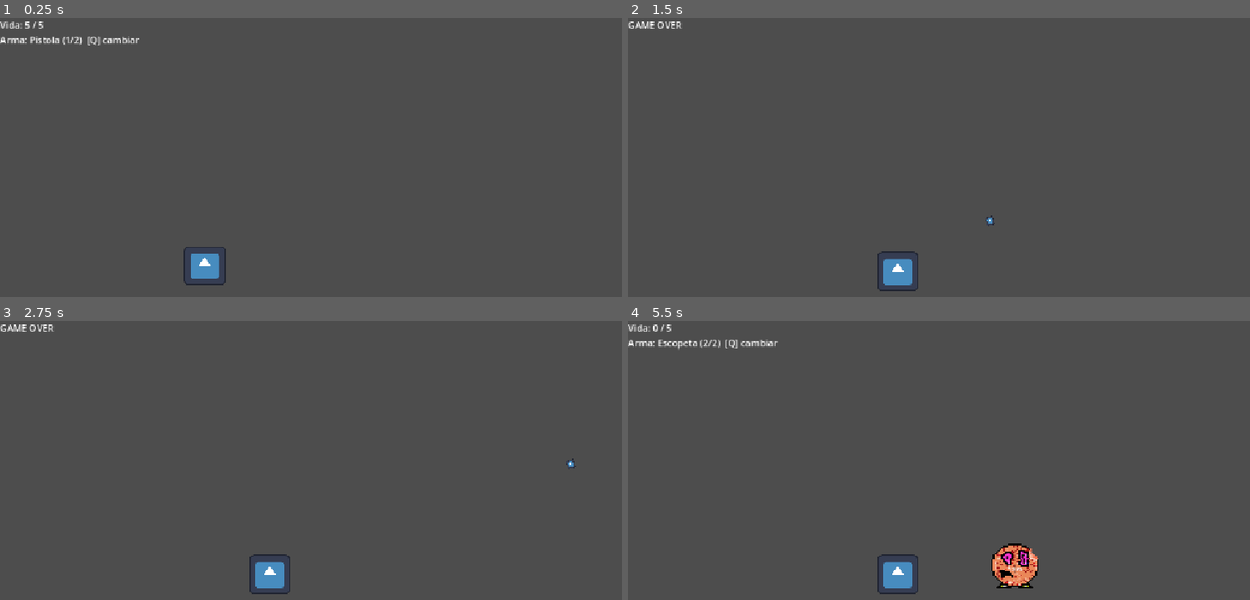
Above: before the commit, frames 1-4 (two rows, left to right).
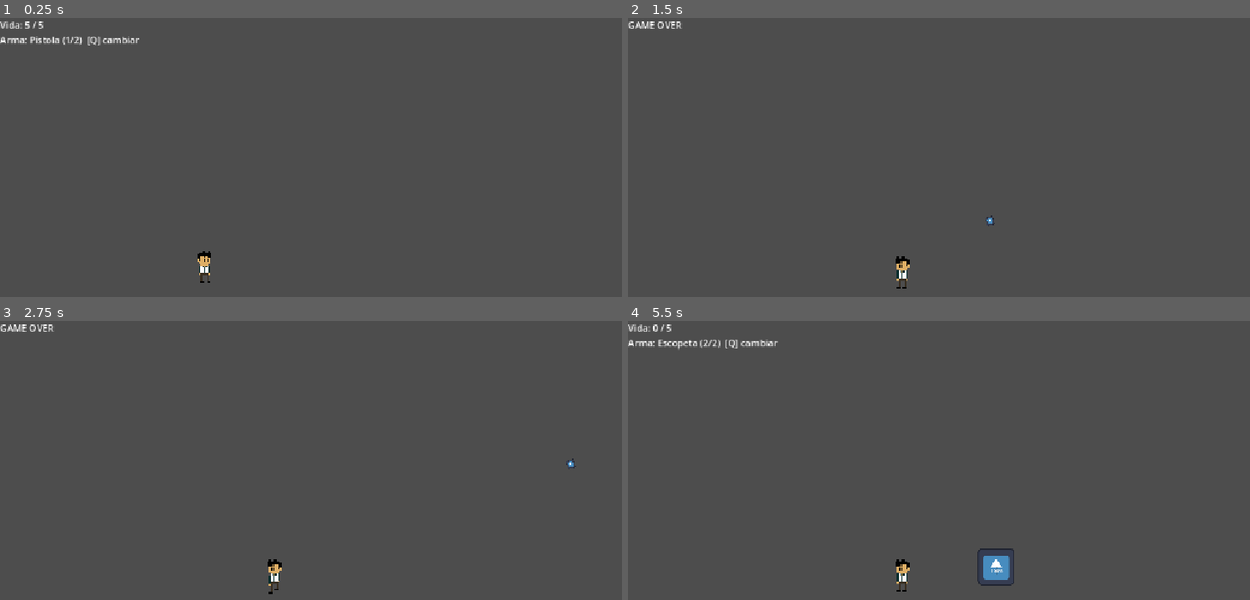
Above: after the commit, the same moments.

Repository: spoloa/Estructuras-De-Datos-2026---II
Game: Godot game, scene res://scenes/Main.tscn
Same seed, same stepped clock (60 frames per second), same inputs: the game is played once before the commit and once after it. The engine's default icon, where the game draws it, is replaced by a stand-in: a white triangle on a blue panel in a dark square.
Inputs (mouse positions are in pixels of both pictures, inside the frame that each line leads up to):
- Up to frame 1 (0.25 s): no input
- Up to frame 2 (1.5 s): tap Enter (ui_accept) at 0.5, 0.77, 0.8, 1.07, 1.35 s; move the mouse to (1106, 185) at 0.52 s; press the mouse at (1106, 185) at 0.53 s; hold D (move_right) 0.53-1.28 s; move the mouse to (827, 224) at 1.27 s; release the mouse at (827, 224) at 1.28 s; hold S (move_down) from 1.28 s (still down)
- Up to frame 3 (2.75 s): tap Enter (ui_accept) at 1.52, 1.82, 2.3 s; click (199, 527) at 1.55 s; move the mouse to (398, 427) at 2.02 s; release S (move_down) at 2.03 s; press the mouse at (398, 427) at 2.03 s; hold D (move_right) from 2.03 s (still down)
- Up to frame 4 (5.5 s): tap Enter (ui_accept) at 2.75, 3.02, 3.32, 3.77, 3.8, 4.07, 4.25, 4.35, 4.52, 4.82, 5, 5.3 s; move the mouse to (926, 583) at 2.77 s; release D (move_right) at 2.78 s; release the mouse at (926, 583) at 2.78 s; hold W (move_up) 2.78-3.53 s; tap Q (switch_weapon) at 2.85 s; click (926, 583) at 3.05 s; move the mouse to (1162, 563) at 3.52 s; press the mouse at (1162, 563) at 3.53 s; hold A (move_left) 3.53-5.03 s; move the mouse to (758, 452) at 4.27 s; release the mouse at (758, 452) at 4.28 s; click (758, 452) at 4.55 s; move the mouse to (994, 507) at 5.02 s; press the mouse at (994, 507) at 5.03 s; hold S (move_down) from 5.03 s (still down)

The runs differ from the first frame. In frame 1, 0.6% of the frame differs, in the area x 29-37%, y 82-96%; in frame 2, 0.6%; in frame 3, 0.6%; in frame 4, 1.8%, in the area x 40-66%, y 79-98%.

Commit message:
Se añade cola con prioridad en las oleadas
Las oleadas van a priorizar sacar primero cierto tipo de enemigos, en este caso al tener solo 2, prioriza primero los enemigos de ataque melee y luego saca a los de ataque a larga distancia, ademas se añaden animaciones al player

Diff:
--- a/scenes/Main.tscn
+++ b/scenes/Main.tscn
@@ -4,13 +4,15 @@
 [ext_resource type="PackedScene" uid="uid://d044kcbmq1tgw" path="res://scenes/enemy.tscn" id="2_rarhs"]
 [ext_resource type="Script" uid="uid://dre8pd52428du" path="res://scripts/ui/HUD.gd" id="2_rvslj"]
 [ext_resource type="Script" uid="uid://b0yx358d7f6s4" path="res://scripts/wave_manager.gd" id="3_0bbpv"]
+[ext_resource type="PackedScene" uid="uid://djv0erbfixs6f" path="res://scenes/enemy_chaser.tscn" id="5_vcsgt"]
 
 [node name="Main" type="Node2D" unique_id=1813334530]
 position = Vector2(-2, 0)
 
 [node name="WaveManager" type="Node" parent="." unique_id=1287235243 node_paths=PackedStringArray("spawn_points")]
 script = ExtResource("3_0bbpv")
-enemy_scene = ExtResource("2_rarhs")
+shooter_scene = ExtResource("2_rarhs")
+chaser_scene = ExtResource("5_vcsgt")
 spawn_points = [NodePath("../spawn1"), NodePath("../spawn2")]
 time_between_waves = 5.0
 spawn_interval = 2.0
--- a/scenes/Player.tscn
+++ b/scenes/Player.tscn
@@ -1,25 +1,90 @@
 [gd_scene format=3 uid="uid://dbbpoeqhdi12b"]
 
-[ext_resource type="Texture2D" uid="uid://crwhojaxh8x5w" path="res://icon.svg" id="1_p0vlq"]
 [ext_resource type="Script" uid="uid://bvktql0fc6534" path="res://scripts/player/Player.gd" id="1_v6fml"]
 [ext_resource type="PackedScene" uid="uid://dep7af4k40bxi" path="res://scenes/Bullet.tscn" id="2_mdl7e"]
 [ext_resource type="Script" uid="uid://bvw8flucf2bag" path="res://scripts/weapons/WeaponData.gd" id="3_70d11"]
 [ext_resource type="Resource" uid="uid://3judgyo7ldga" path="res://resources/weapons/Escopeta.tres" id="3_mdl7e"]
 [ext_resource type="Resource" uid="uid://cdbx4u5nl87i1" path="res://resources/weapons/Pistola.tres" id="3_qu4a1"]
+[ext_resource type="Texture2D" uid="uid://m3aa3y4o15op" path="res://animations/sprites_jugador/Personaje principal prueba.png" id="6_70d11"]
+
+[sub_resource type="AtlasTexture" id="AtlasTexture_cw2d6"]
+atlas = ExtResource("6_70d11")
+region = Rect2(0, 0, 640, 640)
+
+[sub_resource type="AtlasTexture" id="AtlasTexture_70d11"]
+atlas = ExtResource("6_70d11")
+region = Rect2(0, 0, 640, 640)
+
+[sub_resource type="AtlasTexture" id="AtlasTexture_khinc"]
+atlas = ExtResource("6_70d11")
+region = Rect2(640, 0, 640, 640)
+
+[sub_resource type="AtlasTexture" id="AtlasTexture_bruh7"]
+atlas = ExtResource("6_70d11")
+region = Rect2(1280, 0, 640, 640)
+
+[sub_resource type="AtlasTexture" id="AtlasTexture_6eyey"]
+atlas = ExtResource("6_70d11")
+region = Rect2(0, 640, 640, 640)
+
+[sub_resource type="AtlasTexture" id="AtlasTexture_d3wef"]
+atlas = ExtResource("6_70d11")
+region = Rect2(640, 640, 640, 640)
+
+[sub_resource type="AtlasTexture" id="AtlasTexture_o4126"]
+atlas = ExtResource("6_70d11")
+region = Rect2(1280, 640, 640, 640)
+
+[sub_resource type="AtlasTexture" id="AtlasTexture_lkdrv"]
+atlas = ExtResource("6_70d11")
+region = Rect2(0, 1280, 640, 640)
+
+[sub_resource type="AtlasTexture" id="AtlasTexture_p7iby"]
+atlas = ExtResource("6_70d11")
+region = Rect2(640, 1280, 640, 640)
 
 [sub_resource type="SpriteFrames" id="SpriteFrames_60oq5"]
 animations = [{
 "frames": [{
 "duration": 1.0,
-"texture": ExtResource("1_p0vlq")
+"texture": SubResource("AtlasTexture_cw2d6")
 }],
 "loop": 1,
-"name": &"new_animation",
+"name": &"idle",
+"speed": 5.0
+}, {
+"frames": [{
+"duration": 1.0,
+"texture": SubResource("AtlasTexture_70d11")
+}, {
+"duration": 1.0,
+"texture": SubResource("AtlasTexture_khinc")
+}, {
+"duration": 1.0,
+"texture": SubResource("AtlasTexture_bruh7")
+}, {
+"duration": 1.0,
+"texture": SubResource("AtlasTexture_6eyey")
+}, {
+"duration": 1.0,
+"texture": SubResource("AtlasTexture_d3wef")
+}, {
+"duration": 1.0,
+"texture": SubResource("AtlasTexture_o4126")
+}, {
+"duration": 1.0,
+"texture": SubResource("AtlasTexture_lkdrv")
+}, {
+"duration": 1.0,
+"texture": SubResource("AtlasTexture_p7iby")
+}],
+"loop": 1,
+"name": &"walk",
 "speed": 5.0
 }]
 
 [sub_resource type="RectangleShape2D" id="RectangleShape2D_otmr2"]
-size = Vector2(159.93416, 148.3812)
+size = Vector2(55.40166, 122.9917)
 
 [node name="Player" type="CharacterBody2D" unique_id=1419819270]
 scale = Vector2(0.95, 0.95)
@@ -27,13 +92,15 @@
 bullet_scene = ExtResource("2_mdl7e")
 starting_weapons = Array[ExtResource("3_70d11")]([ExtResource("3_qu4a1"), ExtResource("3_mdl7e")])
 
-[node name="Sprite2D" type="AnimatedSprite2D" parent="." unique_id=1968789951]
-position = Vector2(-5.722046e-06, 0.5263176)
-scale = Vector2(1.1842104, 1.1101974)
+[node name="AnimatedSprite2D" type="AnimatedSprite2D" parent="." unique_id=1968789951]
+position = Vector2(8.421051, -6.3157654)
+scale = Vector2(0.28453952, 0.29221487)
 sprite_frames = SubResource("SpriteFrames_60oq5")
-animation = &"new_animation"
+animation = &"walk"
+frame = 3
+frame_progress = 0.44293785
 
 [node name="CollisionShape2D" type="CollisionShape2D" parent="." unique_id=1358305760]
-position = Vector2(-3.4045783e-07, 0.34507644)
+position = Vector2(0, 5.789474)
 scale = Vector2(0.95, 0.95)
 shape = SubResource("RectangleShape2D_otmr2")
--- /dev/null
+++ b/scenes/enemy_chaser.tscn
@@ -0,0 +1,49 @@
+[gd_scene format=3 uid="uid://djv0erbfixs6f"]
+
+[ext_resource type="Script" uid="uid://cwgvxhx8w1c5m" path="res://scripts/enemy/enemy_chaser.gd" id="1_x7y0m"]
+[ext_resource type="Texture2D" uid="uid://crwhojaxh8x5w" path="res://icon.svg" id="2_wuvmb"]
+
+[sub_resource type="SpriteFrames" id="SpriteFrames_60oq5"]
+animations = [{
+"frames": [{
+"duration": 1.0,
+"texture": ExtResource("2_wuvmb")
+}],
+"loop": 1,
+"name": &"default",
+"speed": 5.0
+}]
+
+[sub_resource type="CircleShape2D" id="CircleShape2D_1bfyb"]
+
+[sub_resource type="CircleShape2D" id="CircleShape2D_60oq5"]
+
+[sub_resource type="CircleShape2D" id="CircleShape2D_df6aj"]
+
+[node name="EnemyChaser" type="CharacterBody2D" unique_id=2104465105]
+collision_layer = 2
+collision_mask = 7
+script = ExtResource("1_x7y0m")
+
+[node name="AnimatedSprite2D" type="AnimatedSprite2D" parent="." unique_id=774705752]
+sprite_frames = SubResource("SpriteFrames_60oq5")
+
+[node name="CollisionShape2D" type="CollisionShape2D" parent="." unique_id=1506181367]
+scale = Vector2(7, 7)
+shape = SubResource("CircleShape2D_1bfyb")
+
+[node name="DetectionArea" type="Area2D" parent="." unique_id=133734322]
+
+[node name="CollisionShape2D2" type="CollisionShape2D" parent="DetectionArea" unique_id=1947723521]
+scale = Vector2(50, 50)
+shape = SubResource("CircleShape2D_60oq5")
+
+[node name="ContactArea" type="Area2D" parent="." unique_id=523382604]
+
+[node name="CollisionShape2D" type="CollisionShape2D" parent="ContactArea" unique_id=1274672844]
+scale = Vector2(10, 10)
+shape = SubResource("CircleShape2D_df6aj")
+
+[node name="HealthBar" type="ProgressBar" parent="." unique_id=549016669]
+offset_right = 4.0
+offset_bottom = 27.0
--- a/scripts/enemy/enemy.gd
+++ b/scripts/enemy/enemy.gd
@@ -24,6 +24,7 @@
 
 
 func _ready() -> void:
+	add_to_group("enemy")
 	health = max_health
 	health_bar.max_value = max_health
 	health_bar.value = health
--- /dev/null
+++ b/scripts/enemy/enemy_chaser.gd
@@ -0,0 +1,60 @@
+class_name EnemyChaser
+extends CharacterBody2D
+
+signal died
+
+@export var max_health: int = 6
+@export var move_speed: float = 140.0
+@export var contact_damage: int = 1
+## Segundos entre un golpe y el siguiente.
+@export var contact_cooldown: float = 1.0
+
+var health: int
+var player: Player = null
+var _can_hit := true
+
+@onready var health_bar: ProgressBar = $HealthBar
+@onready var contact_area: Area2D = $ContactArea
+
+
+func _ready() -> void:
+	add_to_group("enemy")
+	health = max_health
+	health_bar.max_value = max_health
+	health_bar.value = health
+	$DetectionArea.body_entered.connect(_on_body_entered)
+
+
+func _on_body_entered(body: Node2D) -> void:
+	if body is Player:
+		player = body   # una vez que te ve, te persigue siempre
+
+
+func _physics_process(_delta: float) -> void:
+	if player == null:
+		velocity = Vector2.ZERO
+	else:
+		velocity = (player.global_position - global_position).normalized() * move_speed
+		$AnimatedSprite2D.flip_h = velocity.x < 0
+	move_and_slide()
+	_check_contact()
+
+
+func _check_contact() -> void:
+	if not _can_hit:
+		return
+	for body in contact_area.get_overlapping_bodies():
+		if body is Player:
+			body.take_damage(contact_damage)
+			_can_hit = false
+			await get_tree().create_timer(contact_cooldown).timeout
+			_can_hit = true
+			return
+
+
+func take_damage(amount: int) -> void:
+	health -= amount
+	health_bar.value = health
+	if health <= 0:
+		died.emit()
+		queue_free()
--- a/scripts/player/Player.gd
+++ b/scripts/player/Player.gd
@@ -26,6 +26,7 @@
 var _slot: int = 0          # posición del arma equipada dentro del inventario
 var _cooldown: float = 0.0  # segundos que faltan para poder volver a disparar
 
+@onready var sprite: AnimatedSprite2D = $AnimatedSprite2D
 
 func _ready() -> void:
 	health = max_health
@@ -78,9 +79,18 @@
 	var direction := Input.get_vector("move_left", "move_right", "move_up", "move_down")
 	velocity = direction * speed
 	move_and_slide()
+	_update_animation(direction)
 
+func _update_animation(direction: Vector2) -> void:
+	if sprite == null:
+		return
+	var anim := "walk" if direction != Vector2.ZERO else "idle"
+	if sprite.animation != anim:
+		sprite.play(anim)
+	# Mira hacia donde apunta el mouse, que es donde dispara
+	sprite.flip_h = get_global_mouse_position().x < global_position.x
 
-## Dispara según los datos del arma equipada.
+## DDispara según los datos del arma equipada.
 func _shoot() -> void:
 	if weapon == null or bullet_scene == null:
 		return
--- a/scripts/wave_manager.gd
+++ b/scripts/wave_manager.gd
@@ -1,58 +1,76 @@
 class_name WaveManager
 extends Node
-## Genera oleadas de enemigos usando una Queue (FIFO).
+## Oleadas con Queue (orden de las oleadas) y PriorityQueue (orden de aparición dentro de cada oleada).
 
 signal wave_started(number: int)
 signal all_waves_completed
 
-@export var enemy_scene: PackedScene
+@export var shooter_scene: PackedScene
+@export var chaser_scene: PackedScene
 @export var spawn_points: Array[Marker2D] = []
-## Cantidad de enemigos de cada oleada, en orden.
-@export var enemies_per_wave: Array[int] = [2, 3, 5]
 @export var time_between_waves: float = 3.0
-@export var spawn_interval: float = 0.5
+@export var spawn_interval: float = 1.0
+
+## Prioridad de aparición por tipo: mayor número = sale antes.
+const PRIORITY := {"chaser": 2, "shooter": 1}
 
 var waves: Queue = Queue.new()
 var _alive: int = 0
 var _wave_number: int = 0
 var _spawning: bool = false
 var _starting_wave: bool = false
+var _completed: bool = false
+
 
 func _ready() -> void:
-	for count in enemies_per_wave:
-		waves.enqueue(count)   # encola cada oleada en orden
+	# Cada oleada: cuántos enemigos de cada tipo. Edita estos números a gusto.
+	waves.enqueue({"chaser": 2, "shooter": 1})
+	waves.enqueue({"chaser": 3, "shooter": 3})
+	waves.enqueue({"chaser": 4, "shooter": 5})
 	_start_next_wave()
 
 
 func _start_next_wave() -> void:
-	if _starting_wave:
+	if _starting_wave or _completed:
 		return
 	if waves.is_empty():
+		_completed = true
 		all_waves_completed.emit()
 		return
 	_starting_wave = true
 	await get_tree().create_timer(time_between_waves).timeout
 	_starting_wave = false
-	if waves.is_empty():
-		return
-	var count: int = waves.dequeue()
+
+	var wave: Dictionary = waves.dequeue()   # Queue: sale la primera oleada encolada
 	_wave_number += 1
 	wave_started.emit(_wave_number)
+
+	# PriorityQueue: ordena los enemigos de esta oleada por prioridad
+	var orders := PriorityQueue.new()
+	for type in wave:
+		for i in wave[type]:
+			orders.enqueue(type, PRIORITY[type])
+
 	_spawning = true
-	for i in count:
-		_spawn_enemy()
+	while not orders.is_empty():
+		_spawn_enemy(orders.dequeue())   # primero el de mayor prioridad
 		await get_tree().create_timer(spawn_interval).timeout
 	_spawning = false
 	_check_wave_finished()
 
 
-func _spawn_enemy() -> void:
-	if enemy_scene == null or spawn_points.is_empty():
-		push_warning("WaveManager: falta enemy_scene o spawn_points")
+func _spawn_enemy(type: String) -> void:
+	var scene: PackedScene = chaser_scene if type == "chaser" else shooter_scene
+	if scene == null or spawn_points.is_empty():
+		push_warning("WaveManager: falta una escena o spawn_points")
 		return
-	var enemy: Enemy = enemy_scene.instantiate()
+	var point: Marker2D = spawn_points.pick_random()
+	if point == null:
+		push_warning("WaveManager: hay un Spawn Point vacío en el Inspector")
+		return
+	var enemy: Node = scene.instantiate()
 	add_child(enemy)
-	enemy.global_position = spawn_points.pick_random().global_position
+	enemy.global_position = point.global_position
 	enemy.died.connect(_on_enemy_died)
 	_alive += 1
 
@@ -63,6 +81,5 @@
 
 
 func _check_wave_finished() -> void:
-	# Solo pasa a la siguiente cuando ya no quedan vivos y terminó de generar
 	if _alive <= 0 and not _spawning:
 		_start_next_wave()
--- a/scripts/weapons/Bullet.gd
+++ b/scripts/weapons/Bullet.gd
@@ -5,7 +5,7 @@
 var speed: float = 600.0
 var damage: int = 1
 var shooter: Node = null   # quién la disparó
-
+var shooter_is_enemy: bool = false
 
 func _ready() -> void:
 	body_entered.connect(_on_body_entered)
@@ -16,6 +16,7 @@
 	speed = spd
 	damage = dmg
 	shooter = from
+	shooter_is_enemy = from != null and from.is_in_group("enemy")
 	rotation = dir.angle()
 	get_tree().create_timer(lifetime).timeout.connect(queue_free)
 
@@ -28,7 +29,7 @@
 	if body == shooter:
 		return
 	# Sin fuego amigo: las balas de un enemigo atraviesan a otros enemigos
-	if is_instance_valid(shooter) and shooter is Enemy and body is Enemy:
+	if shooter_is_enemy and body.is_in_group("enemy"):
 		return
 	if body.has_method("take_damage"):
 		body.take_damage(damage)
Binary file added: animations/sprites_jugador/Personaje principal prueba.png
Not shown, added: animations/sprites_jugador/Personaje principal prueba.png.import
Not shown, added: scripts/enemy/enemy_chaser.gd.uid
